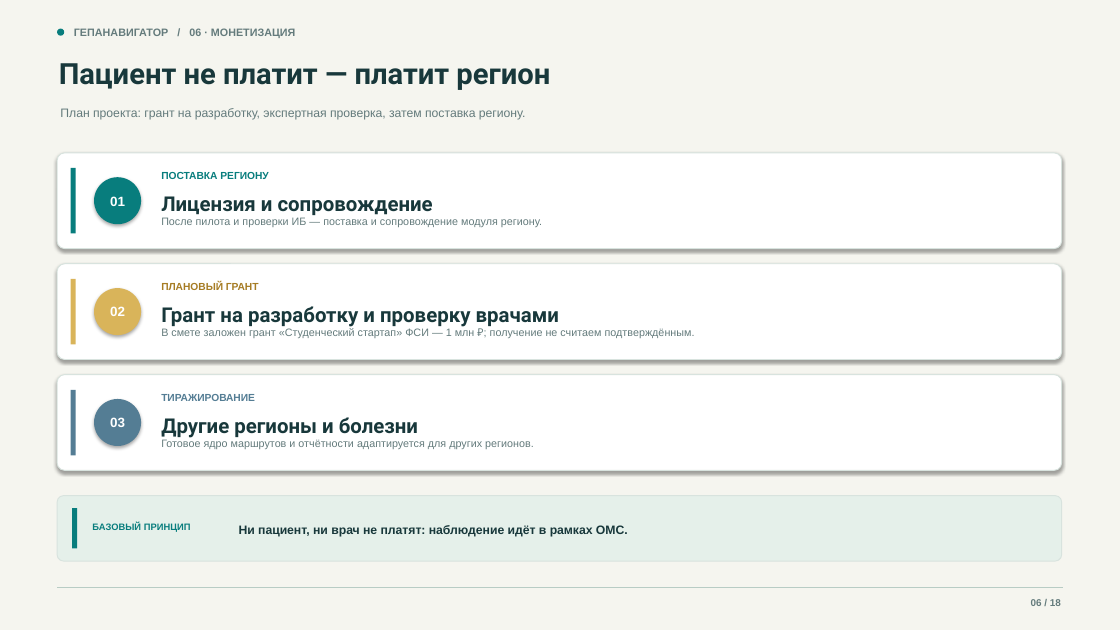
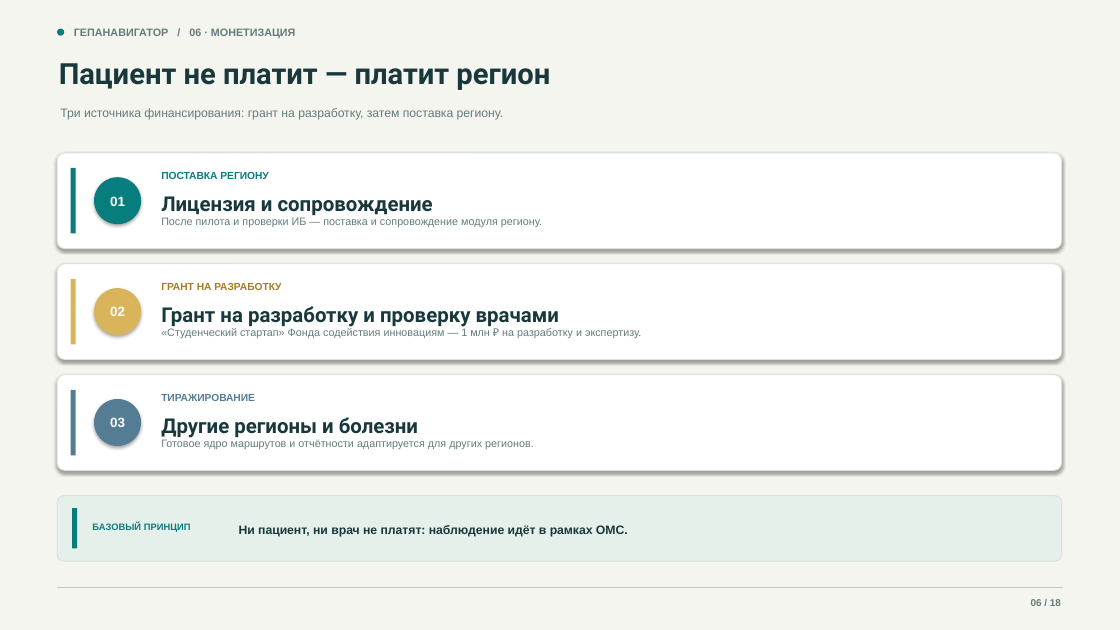
Before and after one commit to devenportg/GepaNavigator, a slide deck: slide 6 of deliverables/GepaNavigator_release.pptx. Drawn at 1120x630 pixels with LibreOffice and Linux fonts; fonts in the diff are those of the drawing. Boxes give left, top, right and bottom in pixels: in the first picture for what was removed or moved away, otherwise in the second. Text is boxed around its words. In the diff, an @@ line names an element or a change of style, - is before the commit and + after.

```diff
--- a/deliverables/GepaNavigator_release.pptx
+++ b/deliverables/GepaNavigator_release.pptx
@@ text at box(60, 108, 503, 120): text changed @@
-План проекта: грант на разработку, экспертная проверка, затем поставка региону.
+Три источника финансирования: грант на разработку, затем поставка региону.
@@ text at box(161, 283, 281, 290): text changed @@
-ПЛАНОВЫЙ ГРАНТ
+ГРАНТ НА РАЗРАБОТКУ
@@ text at box(161, 328, 641, 338): text changed @@
-В смете заложен грант «Студенческий стартап» ФСИ — 1 млн ₽; получение не считаем подтверждённым.
+«Студенческий стартап» Фонда содействия инновациям — 1 млн ₽ на разработку и экспертизу.
```
Also in this commit, not shown: 10 other slides changed, 9 other files.
